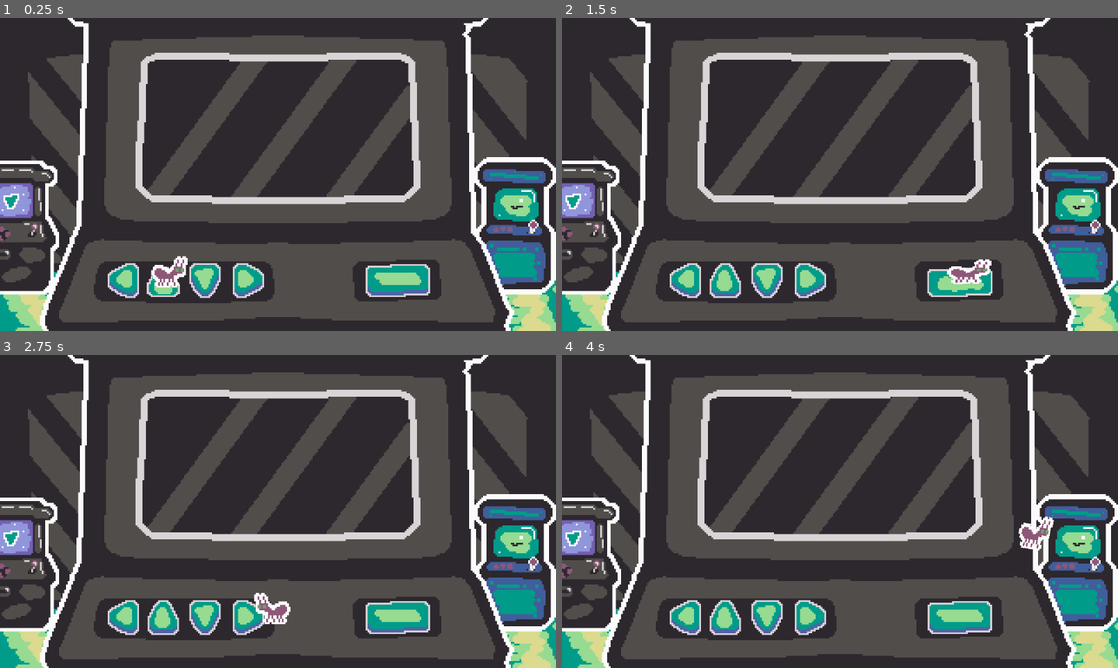
Above: before the commit, frames 1-4 (two rows, left to right).
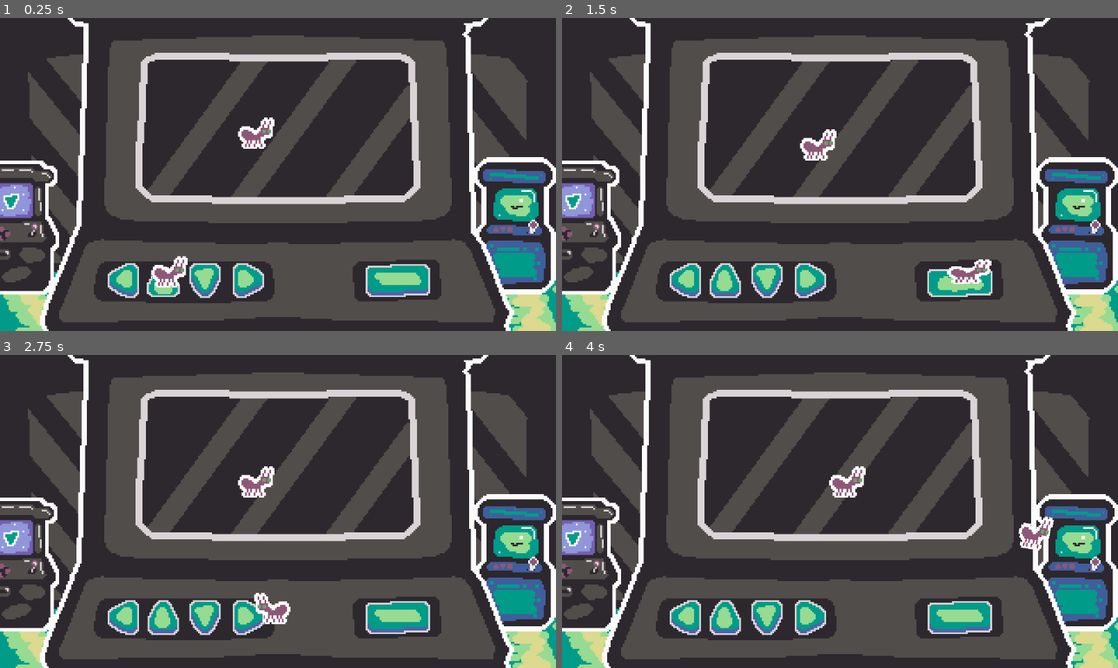
Above: after the commit, the same moments.

Repository: Renan-G-projec/LittleJameGam
Game: Godot game, scene res://scenes/main.tscn
Two runs of this game, one before a commit and one after it. Both use one fixed random seed, a clock stepped at 60 frames per second and the inputs below.
Inputs:
- Up to frame 1 (0.25 s): no input
- Up to frame 2 (1.5 s): hold Right (ant_move_right) from 0.53 s (still down); tap Shift (ant_dash) at 0.6, 1.35 s; tap Space (ant_jump) at 0.77 s
- Up to frame 3 (2.75 s): tap Space (ant_jump) at 1.52 s; release Right (ant_move_right) at 2.03 s; hold A (ant_move_left) from 2.03 s (still down); tap Shift (ant_dash) at 2.1 s
- Up to frame 4 (4 s): release A (ant_move_left) at 2.78 s; hold Right (ant_move_right) from 2.78 s (still down); tap Shift (ant_dash) at 2.85, 3.6 s; tap Space (ant_jump) at 3.02, 3.77 s

The runs differ from the first frame. In frame 1, 0.4% of the frame differs, in the area x 42-50%, y 31-42%; in frame 2, 0.4%; in frame 3, 0.4%; in frame 4, 0.4%.

Commit message:
Add arcade character movement controls
Add a controllable character and platform to the main scene, with directional movement and jumping. Arcade buttons now press and release their mapped input actions.

Diff:
--- a/scenes/main.tscn
+++ b/scenes/main.tscn
@@ -6,6 +6,8 @@
 [ext_resource type="PackedScene" uid="uid://cxhpwp060almc" path="res://scenes/arcade_button.tscn" id="3_tbgi4"]
 [ext_resource type="Texture2D" uid="uid://bcmjycwx5h84b" path="res://sprites/directional_buttons.png" id="4_tefeu"]
 [ext_resource type="Texture2D" uid="uid://cjfty6n0uq7js" path="res://sprites/main_button.png" id="5_tefeu"]
+[ext_resource type="Texture2D" uid="uid://gknjn5dvf8hc" path="res://sprites/ant.png" id="7_o6xl0"]
+[ext_resource type="Script" uid="uid://8yohacxvbbqq" path="res://scripts/arcade.gd" id="7_tipki"]
 
 [sub_resource type="InputEventAction" id="InputEventAction_tipki"]
 action = &"directional_left"
@@ -119,6 +121,11 @@
 [sub_resource type="RectangleShape2D" id="RectangleShape2D_d1p6d"]
 size = Vector2(34.5, 180)
 
+[sub_resource type="RectangleShape2D" id="RectangleShape2D_g4v7s"]
+
+[sub_resource type="RectangleShape2D" id="RectangleShape2D_yf5fn"]
+size = Vector2(226, 20)
+
 [node name="Main" type="Node2D" unique_id=1920575128]
 script = ExtResource("1_o5qli")
 
@@ -179,6 +186,22 @@
 
 [node name="Player" parent="." unique_id=915638823 instance=ExtResource("3_sugp2")]
 position = Vector2(98, 124)
+
+[node name="CharacterBody2D" type="CharacterBody2D" parent="." unique_id=520108443]
+position = Vector2(148, 54)
+script = ExtResource("7_tipki")
+
+[node name="CollisionShape2D" type="CollisionShape2D" parent="CharacterBody2D" unique_id=1011998384]
+shape = SubResource("RectangleShape2D_g4v7s")
+
+[node name="Sprite2D" type="Sprite2D" parent="CharacterBody2D" unique_id=1195829917]
+texture = ExtResource("7_o6xl0")
+
+[node name="StaticBody2D" type="StaticBody2D" parent="." unique_id=537608773]
+position = Vector2(158, 93)
+
+[node name="CollisionShape2D" type="CollisionShape2D" parent="StaticBody2D" unique_id=2036173340]
+shape = SubResource("RectangleShape2D_yf5fn")
 
 [editable path="ArcadeButtonLeft"]
 [editable path="ArcadeButtonUp"]
--- /dev/null
+++ b/scripts/arcade.gd
@@ -0,0 +1,21 @@
+extends CharacterBody2D
+
+
+const SPEED = 100.0
+const JUMP_VELOCITY = -400.0
+
+
+func _physics_process(delta: float) -> void:
+	# Add the gravity.
+	if not is_on_floor():
+		velocity += get_gravity() * delta
+
+	var direction = (int(Input.is_action_pressed("directional_right")) - int(Input.is_action_pressed("directional_left")))
+
+	# Handle jump.
+	if Input.is_action_just_pressed("directional_up") and is_on_floor():
+		velocity.y = JUMP_VELOCITY
+
+	velocity.x = direction * SPEED
+
+	move_and_slide()
--- a/scripts/arcade_button.gd
+++ b/scripts/arcade_button.gd
@@ -14,12 +14,14 @@
 	sprite.frame = 1
 	_active = true
 	directional_action.pressed = true
+	Input.action_press(directional_action.action)
 
 func _deactivate() -> void:
 	feel_component.squash_animation(sprite, Vector2(0.9, 1.1))
 	sprite.frame = 0
 	_active = false
 	directional_action.pressed = false
+	Input.action_release(directional_action.action)
 
 func _on_area_2d_body_entered(_body: Node2D) -> void:
 	_activate()
Not shown, added: scripts/arcade.gd.uid
